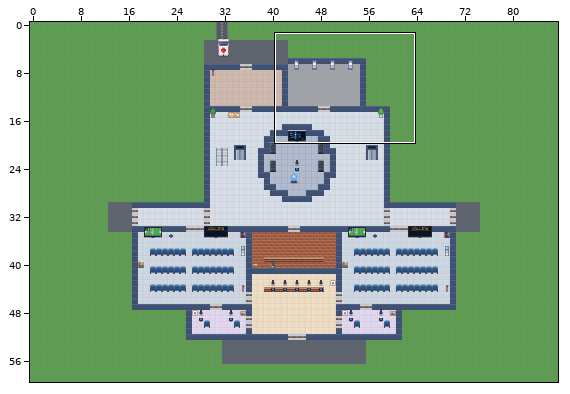
One commit to this Tiled map (JSON): hospital2d/maps/floor0.tmj. The first picture is a wide view before the edit; the outline marks the close-up.
Close-up. Before the commit:
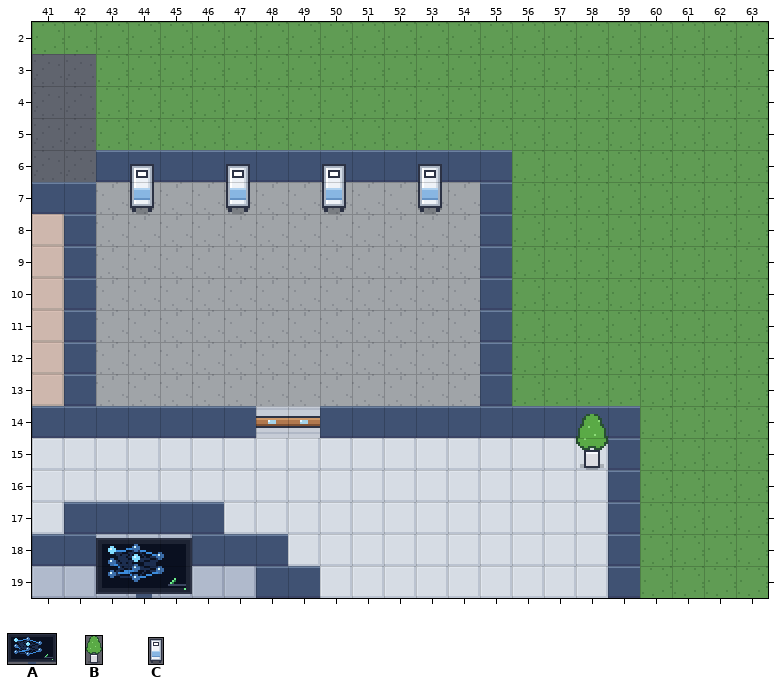
Cells are 16x16 px. Shown: x 41..63, y 2..19. The commit also changed other parts of the map, which this record leaves out.
Key: from "hospital": A 1 "ai_screen", B 9 "big_plant_1", C 52 "stretcher_v".
Objects are placed by their top-left corner, in cells (3,4 is the top-left corner of cell 3,4); size is 1x1 cell unless given.
Layers that did not change in this view are not listed.
Objects on layer "furniture" before:
C "stretcher_v" at 44,6.4 size 0.9x1.6
C "stretcher_v" at 47,6.4 size 0.9x1.6
C "stretcher_v" at 50,6.4 size 0.9x1.6
C "stretcher_v" at 53,6.4 size 0.9x1.6
B "big_plant_1" at 58,14.2 size 1x1.8
A "ai_screen" at 43,18.1 size 3x1.9
The result:
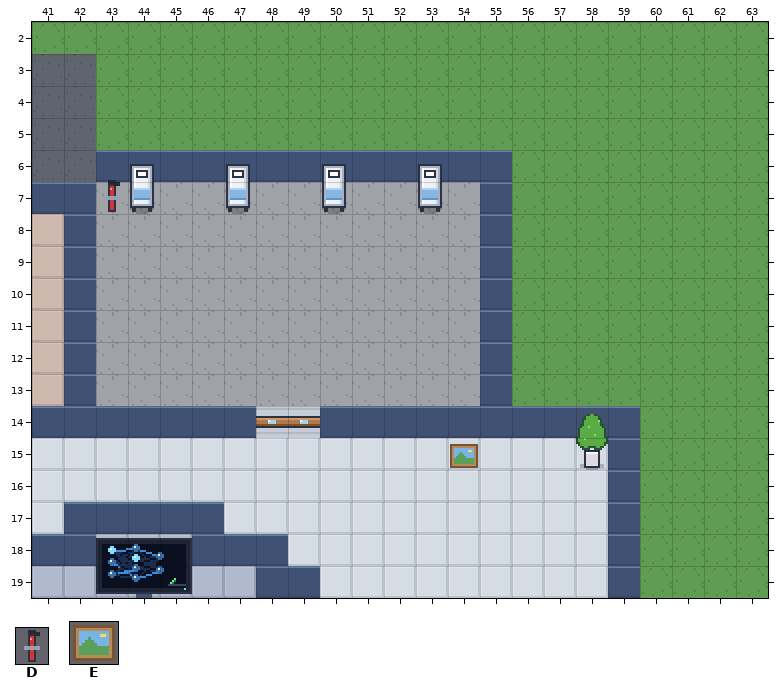
Further tiles: from "hospital": D 29 "fire_extinguisher", E 39 "painting_0".
Diff:
Layer "furniture":
added: D "fire_extinguisher" at 43,6.9 size 1x1.1
added: E "painting_0" at 54,15.1 size 1x0.9
Boxes around the changes in both close-ups, in picture pixels (x1, y1, x2, y2):
added: (104, 180, 120, 212)
added: (450, 444, 478, 468)
